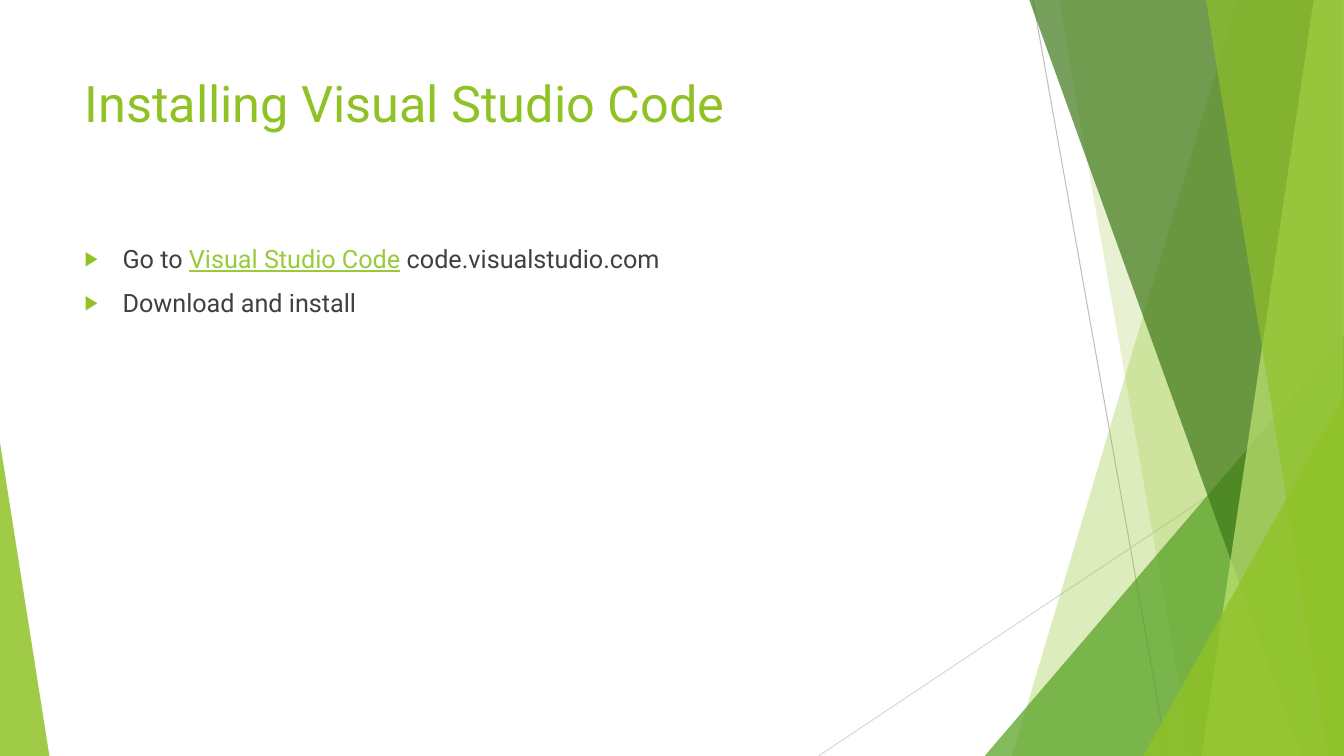
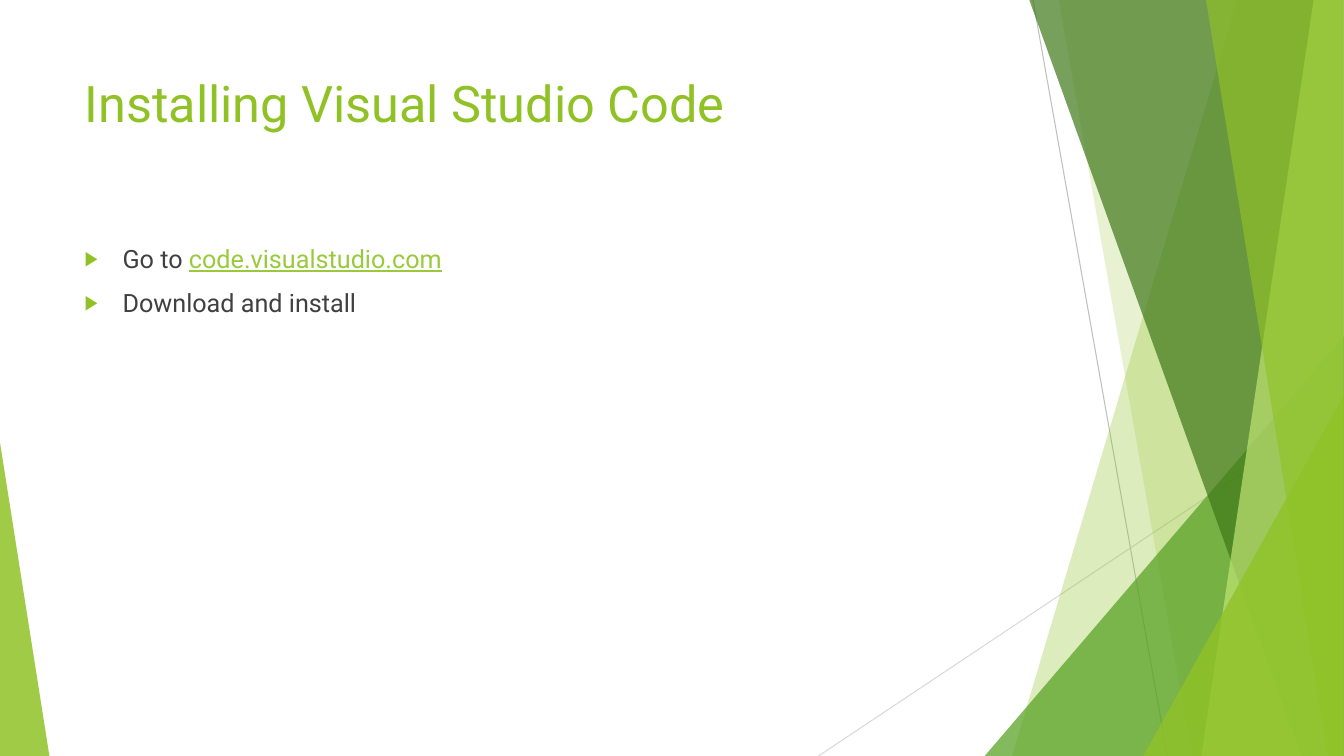
Before and after one commit to danielepo/F-Bootcamp, a slide deck: slide 22 of Presentation/Functional Programming with FSharp.pptx (slide 23 before the commit). Drawn at 1344x756 pixels with LibreOffice and Linux fonts; fonts in the diff are those of the drawing. Boxes give left, top, right and bottom in pixels: in the first picture for what was removed or moved away, otherwise in the second. Text is boxed around its words. In the diff, an @@ line names an element or a change of style, - is before the commit and + after.

```diff
--- a/Presentation/Functional Programming with FSharp.pptx
+++ b/Presentation/Functional Programming with FSharp.pptx
@@ text at (123, 249, 442, 272): text changed; text colour #404040 to #99CA3C @@
-▶ Go to Visual Studio Code code.visualstudio.com
+▶ Go to code.visualstudio.com
```
Also in this commit, not shown: 23 other slides changed, 1 slide removed.
